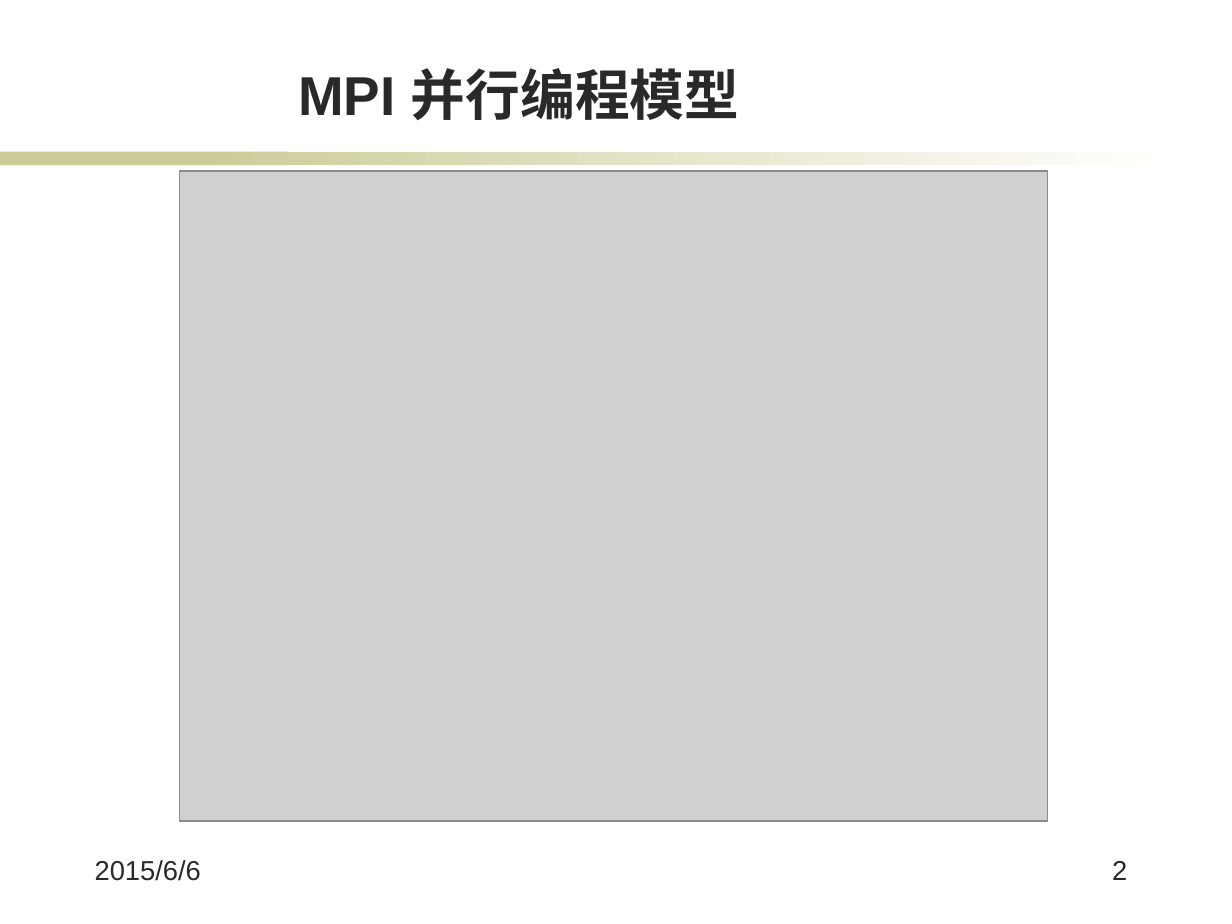
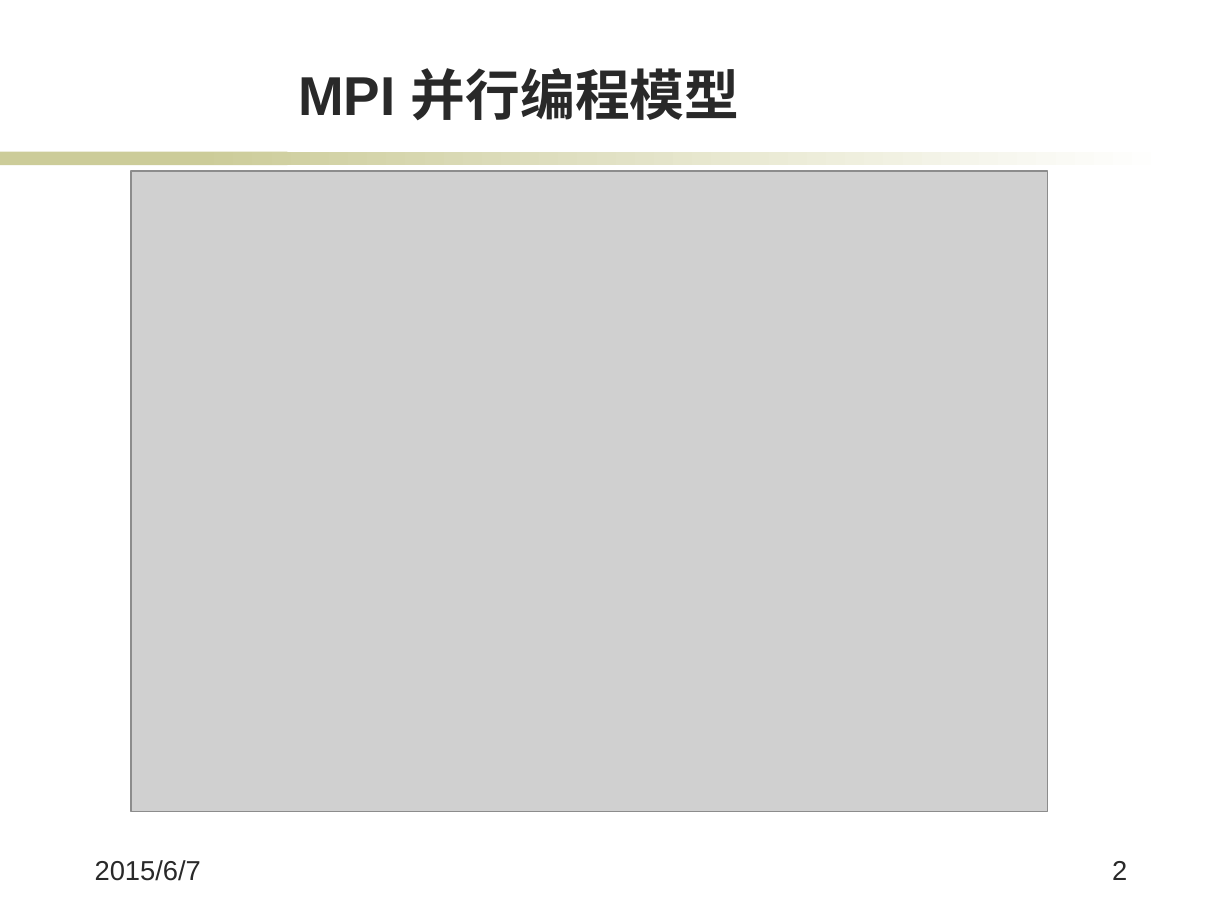
Before and after one commit to jiangxincode/thesis, a slide deck: slide 2 of 答辩.pptx. Drawn at 1232x924 pixels with LibreOffice and Linux fonts; fonts in the diff are those of the drawing; grey boxes stand for pictures; background and template pictures are left out. Boxes give left, top, right and bottom in pixels: in the first picture for what was removed or moved away, otherwise in the second. Text is boxed around its words. In the diff, an @@ line names an element or a change of style, - is before the commit and + after.

```diff
--- a/答辩.pptx
+++ b/答辩.pptx
@@ picture: place and size @@
-picture at (180, 171, 1048, 822)
+picture at (131, 171, 1047, 812)
@@ text at (95, 860, 201, 881): text changed @@
-2015/6/6
+2015/6/7
```
Also in this commit, not shown: 15 other slides changed, 2 slides added, 2 slides removed, 4 other files.
